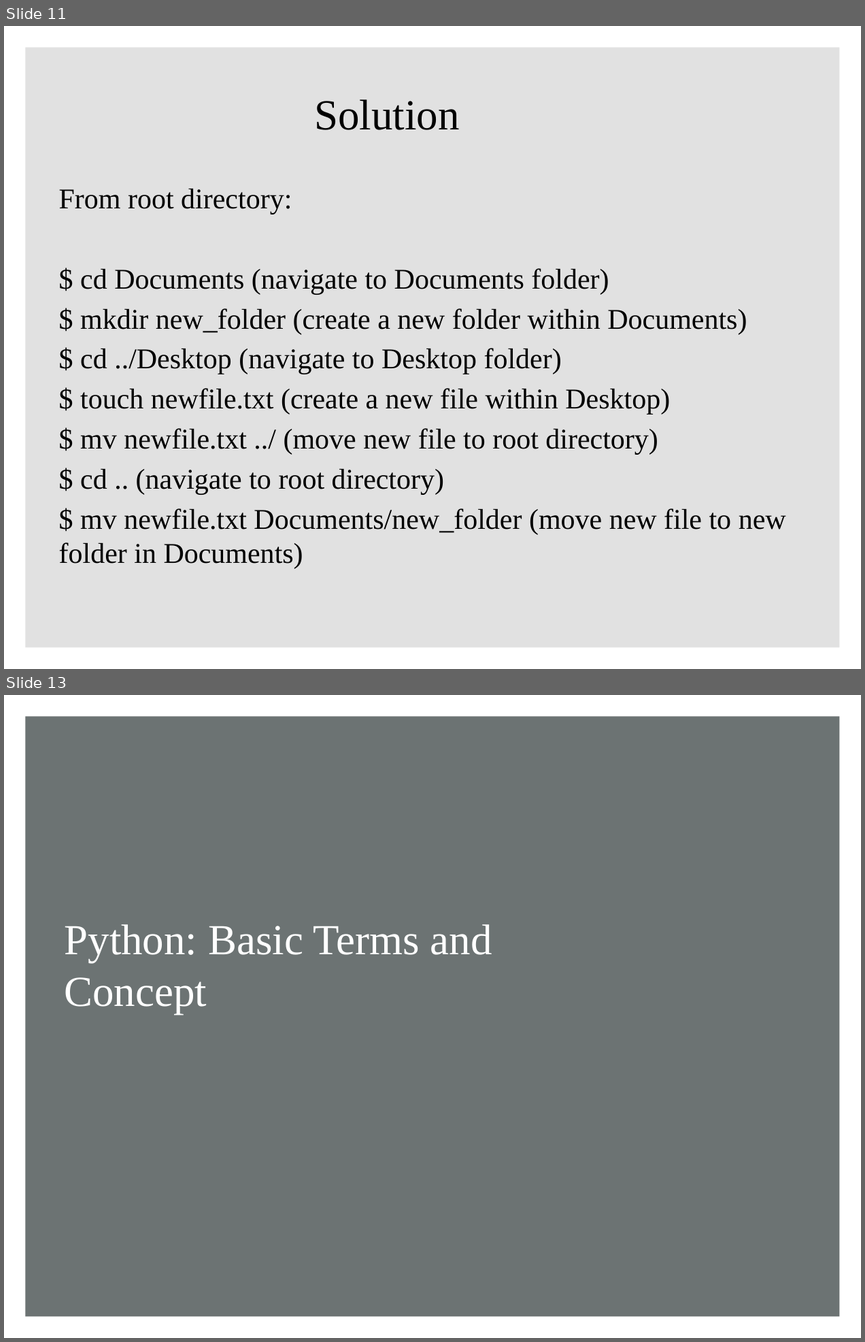
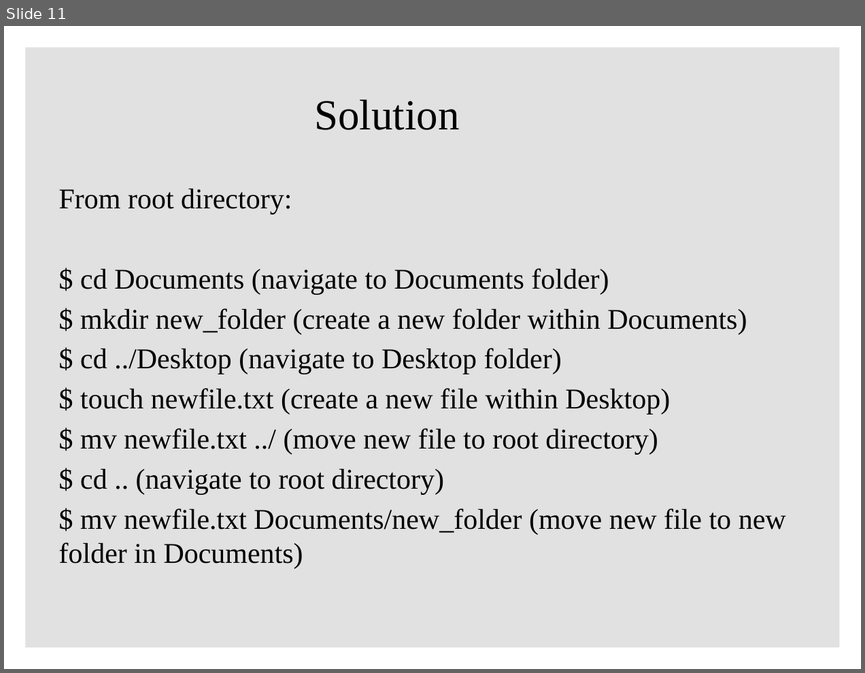
Before and after one commit to ClaudiaECarroll/Intro_to_Python, a slide deck: powerpoints/intro_python_1.pptx. Shown one above the other, each under a label of ours: slides 11 and 13 before the commit, slide 11 after it; the slides between them are not shown. The pictures are 865x1342 and 865x673 pixels, drawn with LibreOffice and Linux fonts; fonts in the diff are those of the drawing; background and template pictures are left out. Boxes give left, top, right and bottom in pixels: in the first picture for what was removed or moved away, otherwise in the second. Text is boxed around its words. In the diff, an @@ line names an element or a change of style, - is before the commit and + after.

```diff
--- a/powerpoints/intro_python_1.pptx
+++ b/powerpoints/intro_python_1.pptx
@@ slide 13 removed at <box>4,695,861,1338</box>, background #FFFFFF @@
@@ rectangle removed at <box>26,717,839,1317</box> @@
@@ title removed at <box>64,924,492,1014</box> @@
-Python: Basic Terms and Concept
```
Also in this commit, not shown: 1 slide changed, 12 other slides removed.
